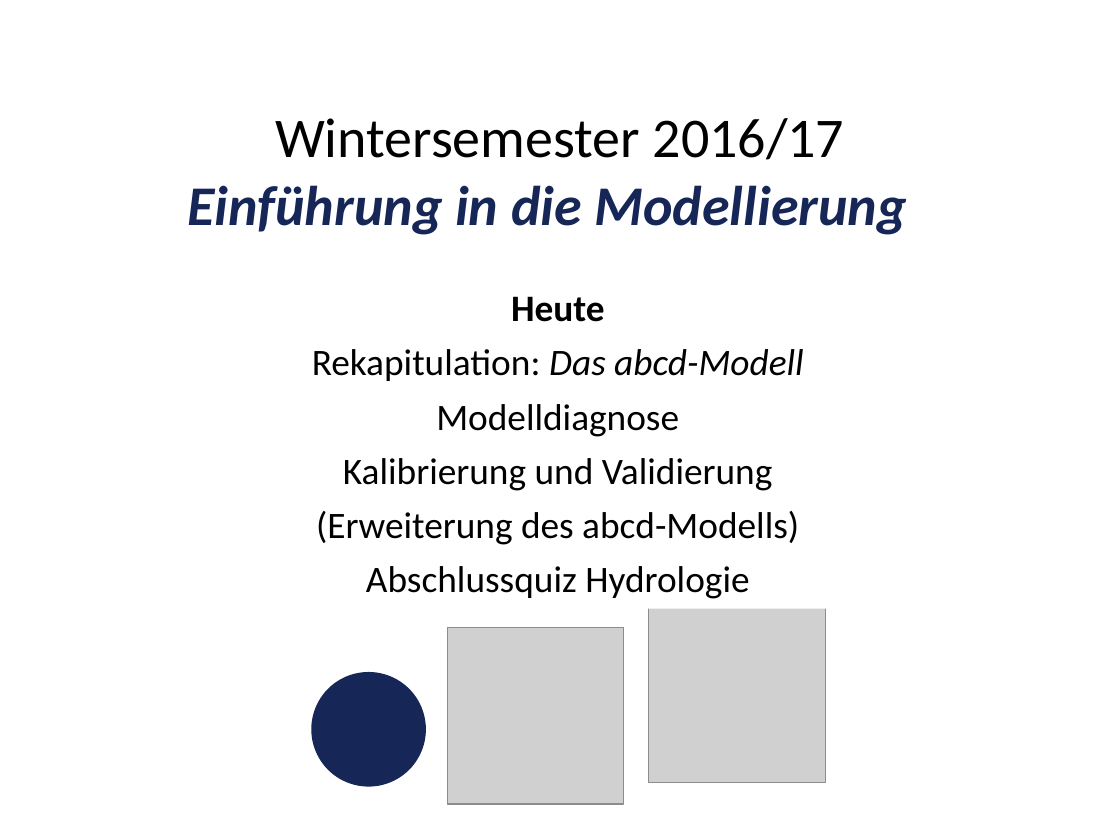
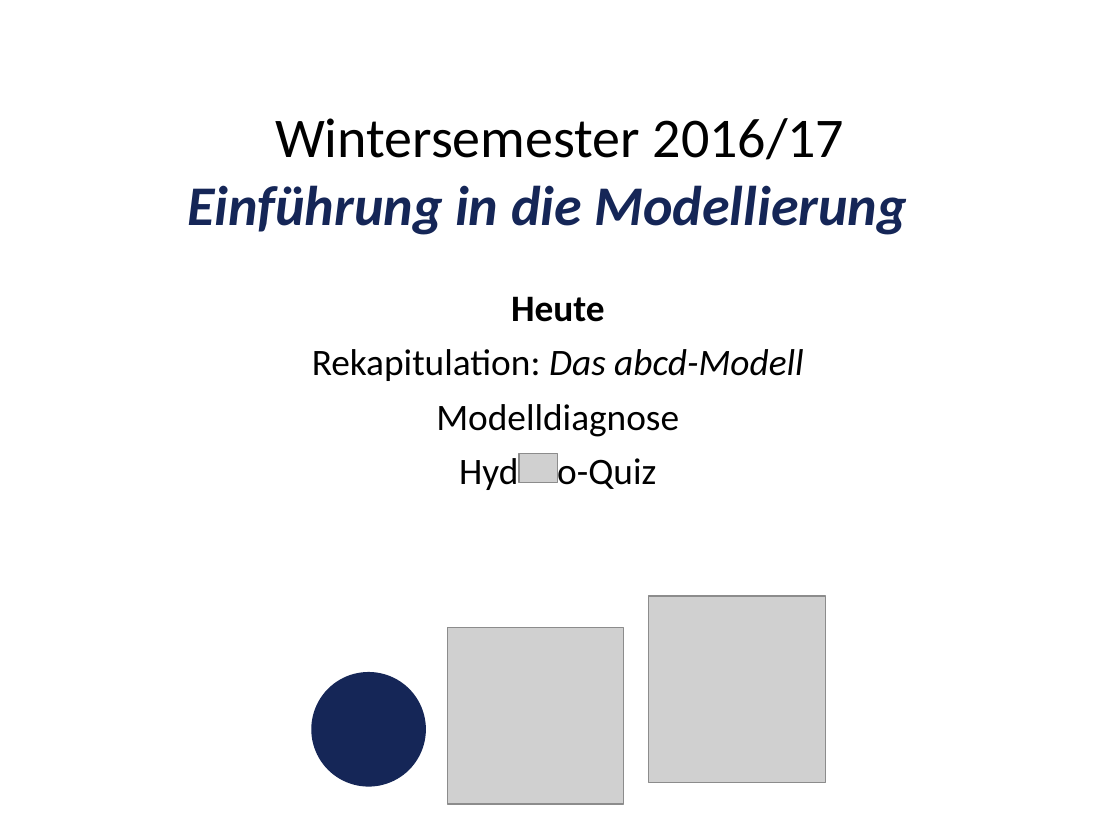
Before and after one commit to heistermann/Einf_Modellierung, a slide deck: slide 3 of Termin_6/folien/UebungModellierung#6.pptx. Drawn at 1120x840 pixels with LibreOffice and Linux fonts; fonts in the diff are those of the drawing; grey boxes stand for pictures. Boxes give left, top, right and bottom in pixels: in the first picture for what was removed or moved away, otherwise in the second. Text is boxed around its words. In the diff, an @@ line names an element or a change of style, - is before the commit and + after.

```diff
--- a/Termin_6/folien/UebungModellierung#6.pptx
+++ b/Termin_6/folien/UebungModellierung#6.pptx
@@ text at box(459, 453, 656, 490): text changed @@
-Kalibrierung und Validierung
-(Erweiterung des abcd-Modells)
-Abschlussquiz Hydrologie
+Hyd o-Quiz
@@ picture added at box(519, 454, 557, 483) @@
```
Also in this commit, not shown: 1 other slide changed, 2 slides added, 2 slides removed, 23 other files.
